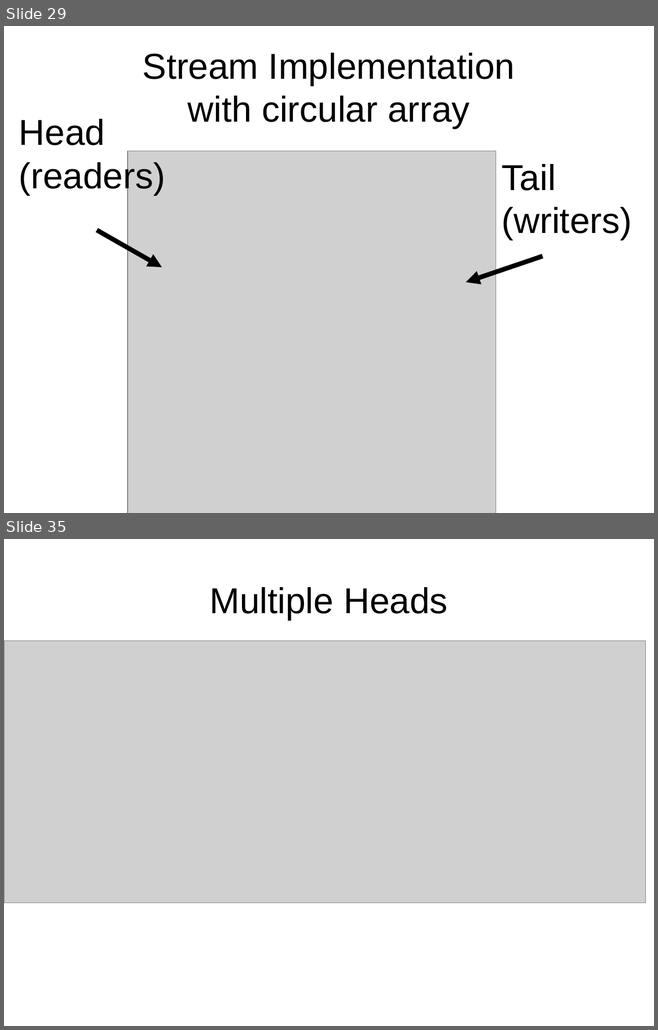
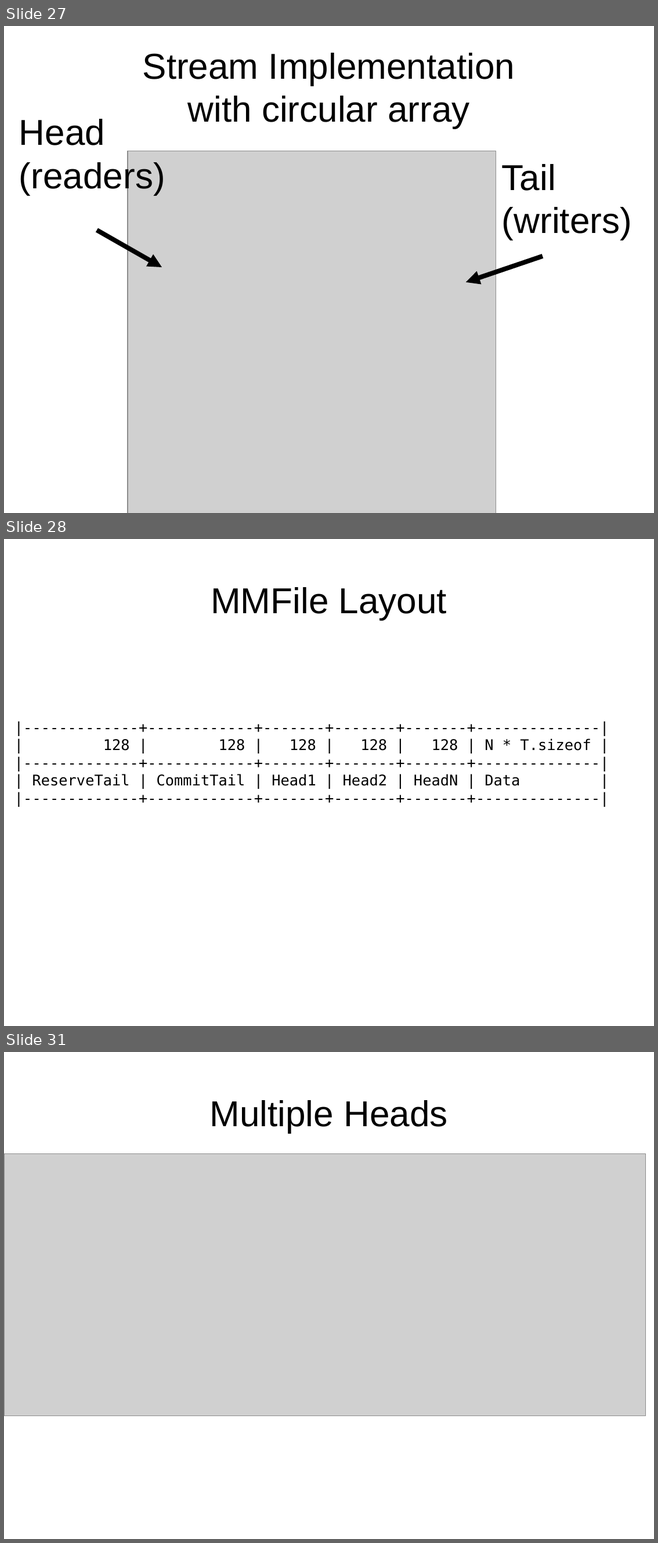
Before and after one commit to smandy/dconf_talk, a slide deck: dconf_iter2.odp. Shown one above the other, each under a label of ours: slides 29 and 35 before the commit, slides 27, 28 and 31 after it; the slides between them are not shown. The pictures are 658x1030 and 658x1543 pixels, drawn with LibreOffice and Linux fonts; fonts in the diff are those of the drawing; grey boxes stand for pictures. Boxes give left, top, right and bottom in pixels: in the first picture for what was removed or moved away, otherwise in the second. Text is boxed around its words. In the diff, an @@ line names an element or a change of style, - is before the commit and + after.

```diff
--- a/dconf_iter2.odp
+++ b/dconf_iter2.odp
@@ slide 28 added at (x1=4, y1=539, x2=654, y2=1026), background #FFFFFF @@
@@ title added at (x1=210, y1=587, x2=447, y2=620), 44 pt, text #000000 @@
+MMFile Layout
@@ text added at (x1=32, y1=739, x2=590, y2=786), 18 pt, text #000000 @@
+|-------------+------------+-------+-------+-------+--------------|
+| 128 | 128 | 128 | 128 | 128 | N * T.sizeof |
+|-------------+------------+-------+-------+-------+--------------|
+| ReserveTail | CommitTail | Head1 | Head2 | HeadN | Data |
+|-------------+------------+-------+-------+-------+--------------|
@@ what was slide 29 is now slide 27 @@
@@ what was slide 35 is now slide 31 @@
```
Also in this commit, not shown: 15 slides changed, 5 slides removed, 7 other files.
